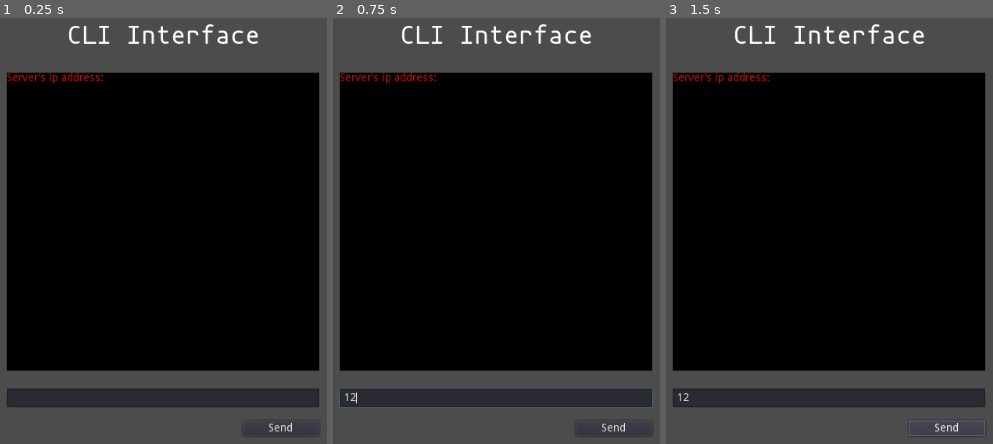
Above: before the commit, frames 1-3 (left to right).
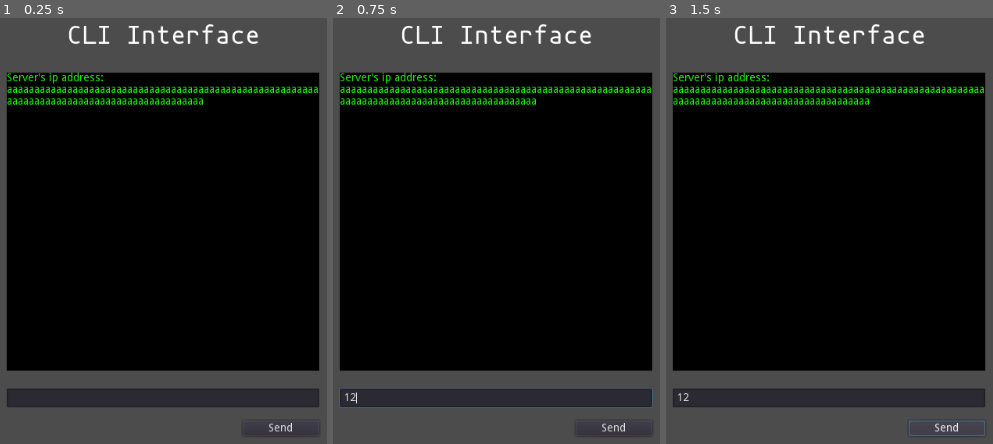
Above: after the commit, the same moments.

Repository: tanguymartinez/Ludum-Dare-43
Game: Godot game, scene res://Scenes/CLI.tscn
Same seed, same stepped clock (60 frames per second), same inputs: the game is played once before the commit and once after it. The project has no main scene, so this scene is started directly.
Inputs (mouse positions are in pixels of both pictures, inside the frame that each line leads up to):
- Up to frame 1 (0.25 s): no input
- Up to frame 2 (0.75 s): click (496, 397) at 0.52 s; type "12" at 0.6 s
- Up to frame 3 (1.5 s): click "Send" at 1.25 s

The runs differ from the first frame. In frame 1, 2.1% of the frame differs, in the area x 2-98%, y 12-21%; in frame 2, 2.1%; in frame 3, 2.1%.

Commit message:
Fix Scroll

Diff:
--- a/Game/Scenes/CLI.tscn
+++ b/Game/Scenes/CLI.tscn
@@ -135,7 +135,7 @@
 custom_styles/focus = SubResource( 2 )
 custom_styles/normal = SubResource( 3 )
 custom_fonts/mono_font = SubResource( 4 )
-custom_colors/default_color = Color( 0.824219, 0.0579529, 0, 1 )
+custom_colors/default_color = Color( 0.101562, 1, 0, 1 )
 bbcode_enabled = false
 bbcode_text = ""
 visible_characters = -1
@@ -143,8 +143,8 @@
 meta_underlined = true
 tab_size = 4
 text = ""
-scroll_active = false
-scroll_following = false
+scroll_active = true
+scroll_following = true
 selection_enabled = false
 override_selected_font_color = false
 _sections_unfolded = [ "Caret", "custom_colors", "custom_fonts", "custom_icons", "custom_styles" ]
--- a/Game/Scripts/CLI.gd
+++ b/Game/Scripts/CLI.gd
@@ -14,8 +14,33 @@
 	get_tree().set_network_peer(peer)
 	print(IP.get_local_addresses())
 	text.append("Server's ip address: ")
+	text.append("aaaaaaaaaaaaaaaaaaaaaaaaaaaaaaaaaaaaaaaaaaaaaaaaaaaaaaaaaaaaaaaaaaaaaaaaaaaaaaaaaaaaaaaaaaaaa")
 	for address in IP.get_local_addresses():
 		if(not ":" in address):
+			text.append(address)
+			text.append(address)
+			text.append(address)
+			text.append(address)
+			text.append(address)
+			text.append(address)
+			text.append(address)
+			text.append(address)
+			text.append(address)
+			text.append(address)
+			text.append(address)
+			text.append(address)
+			text.append(address)
+			text.append(address)
+			text.append(address)
+			text.append(address)
+			text.append(address)
+			text.append(address)
+			text.append(address)
+			text.append(address)
+			text.append(address)
+			text.append(address)
+			text.append(address)
+			text.append(address)
 			text.append(address)
 	refresh()
 
